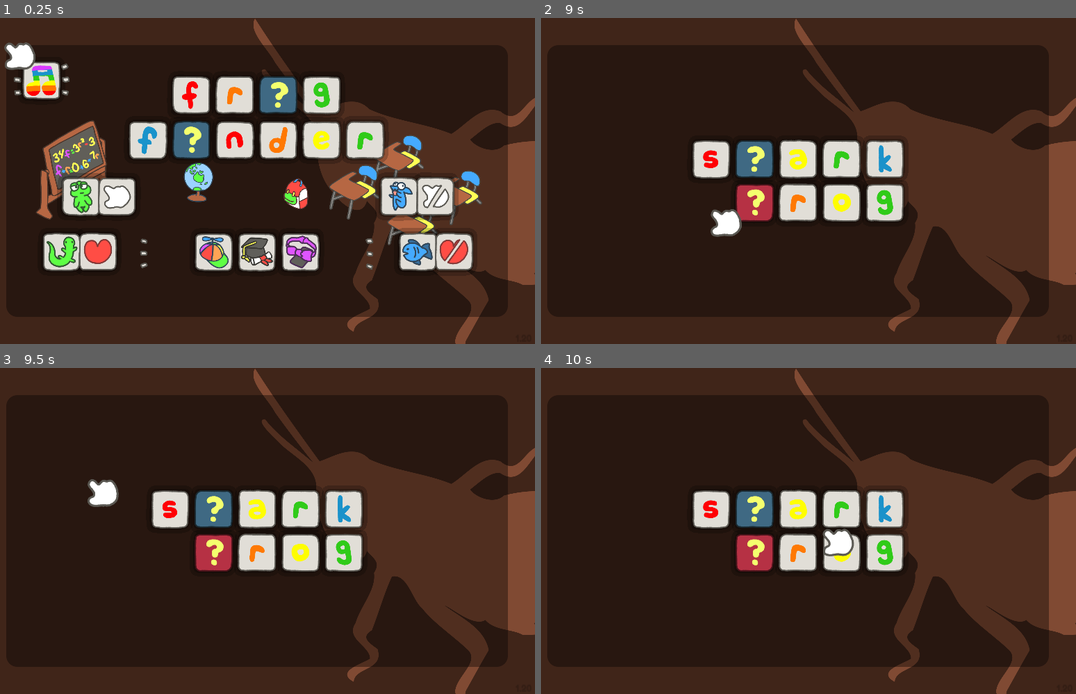
Above: before the commit, frames 1-4 (two rows, left to right).
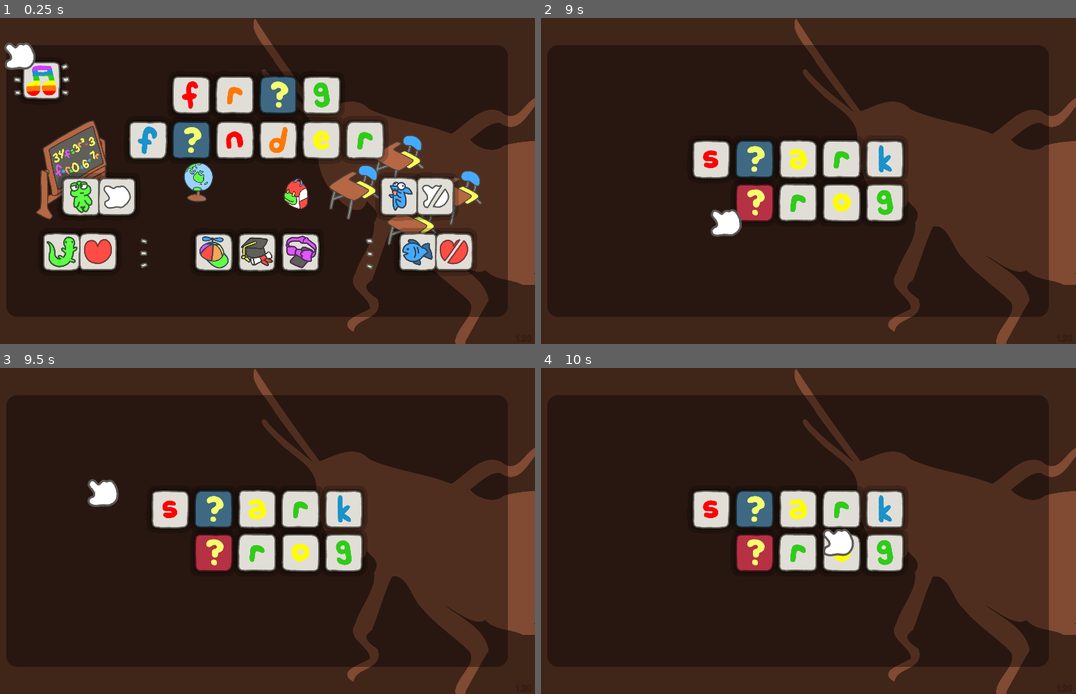
Above: after the commit, the same moments.

Repository: Poobslag/frog-finder
Game: Godot game, scene res://src/main/MainMenu.tscn
Same seed, same stepped clock (60 frames per second), same inputs: the game is played once before the commit and once after it. Sound files missing from this copy of the repository are replaced by a short silence.
Inputs (mouse positions are in pixels of both pictures, inside the frame that each line leads up to):
- Up to frame 1 (0.25 s): no input
- Up to frame 2 (9 s): tap Enter at 0.5 s; drag from (583, 79) to (851, 109) at 0.52 s; drag from (733, 96) to (771, 246) at 1.27 s; tap Space at 2 s; move the mouse to (776, 96) at 2.02 s; hold D 2.03-2.75 s; tap Ctrl at 2.1 s; click (776, 96) at 2.17 s; drag from (819, 96) to (631, 132) at 2.77 s; drag from (862, 96) to (824, 181) at 3.52 s; drag from (690, 138) to (712, 99) at 4.27 s; move the mouse to (733, 138) at 5.02 s; hold S 5.03-5.75 s; tap F at 5.1 s; click (733, 138) at 5.17 s; drag from (776, 138) to (685, 197) at 5.77 s; drag from (819, 138) to (851, 109) at 6.52 s; drag from (862, 138) to (771, 246) at 7.27 s; move the mouse to (904, 138) at 8.02 s; hold S 8.03-8.75 s; tap J at 8.1 s; click (904, 138) at 8.17 s; drag from (755, 252) to (631, 132) at 8.77 s
- Up to frame 3 (9.5 s): no input
- Up to frame 4 (10 s): drag from (712, 508) to (824, 531) at 9.52 s

The runs differ from the first frame. In frame 1, 0.2% of the frame differs, in the area x 32-56%, y 17-44%; in frame 2, less than 0.1%; in frame 3, less than 0.1%; in frame 4, less than 0.1%.

Commit message:
Restored title text

Diff:
--- a/project/src/main/comic/World2ComicPage.tscn
+++ b/project/src/main/comic/World2ComicPage.tscn
@@ -2961,6 +2961,7 @@
 }
 
 [node name="Title" parent="ComicPanel01/Contents" instance=ExtResource("13_3kfqd")]
+text = "sunshine shoals"
 
 [node name="Frame" type="Sprite2D" parent="ComicPanel01"]
 position = Vector2(720, 212)
